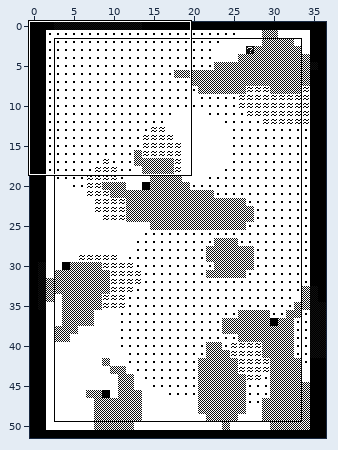
Tiled map (JSON): assets/tilemaps/menuTilemap.json. The picture above shows the old version from afar; the outline marks the close-up.
Close-up. Before the commit:
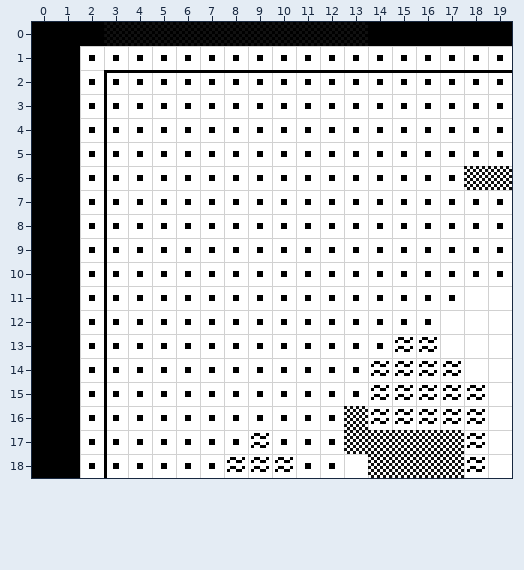
Cells are 8x8 px. Shown: x 0..19, y 0..18. The commit also changed other parts of the map, which this record leaves out.
And afterwards:
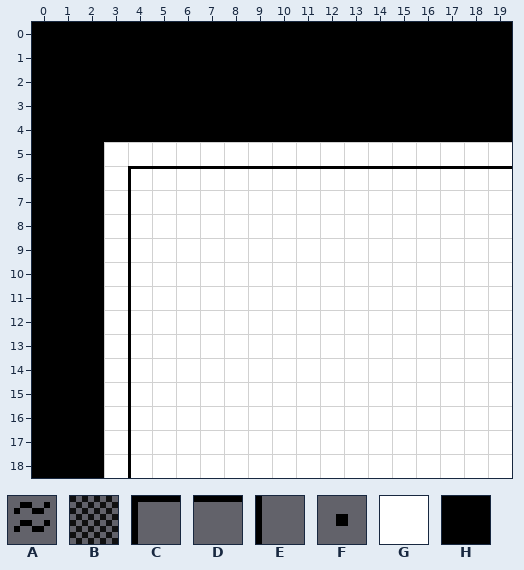
Key: from "clues_tilesheet": A 3, B 4, C 6, D 7, E 11, F 12, G 15; from "level_tilesheet": H 14.
_ is an empty cell, . an unchanged one.
Tiles of an added or newly shown layer are drawn over the layers below it.
The edit:
--- layer "TutorialBackground" (now hidden)
@@ x 3..19 @@
- 2 GGGGGGGGGGGGGGGGG
- 3 GGGGGGGGGGGGGGGGG
- 4 GGGGGGGGGGGGGGGGG
- 5 GGGGGGGGGGGGGGGGG
- 6 GGGGGGGGGGGGGGGGG
- 7 GGGGGGGGGGGGGGGGG
- 8 GGGGGGGGGGGGGGGGG
- 9 GGGGGGGGGGGGGGGGG
-10 GGGGGGGGGGGGGGGGG
-11 GGGGGGGGGGGGGGG..
-12 GGGGGGGGGGGGGG...
-13 GGGGGGGGGGGGGG...
-14 GGGGGGGGGGGGGGG..
-15 GGGGGGGGGGGGGGGG.
-16 GGGGGGGGGGGGGGGG.
-17 GGGGGGGGGGGGGGGG.
-18 GGGGGGGGGG.GGGGG.
+ 2 _________________
+ 3 _________________
+ 4 _________________
+ 5 _________________
+ 6 _________________
+ 7 _________________
+ 8 _________________
+ 9 _________________
+10 _________________
+11 _______________..
+12 ______________...
+13 ______________...
+14 _______________..
+15 ________________.
+16 ________________.
+17 ________________.
+18 __________._____.
--- layer "TutorialFrame" (now hidden)
@@ x 2..19 @@
- 1 GGGGGGGGGGGGGGGGGG
- 2 GCDDDDDDDDDDDDDDDD
- 3 GE................
- 4 GE................
- 5 GE................
- 6 GE................
- 7 GE................
- 8 GE................
- 9 GE................
-10 GE................
-11 GE................
-12 GE................
-13 GE................
-14 GE................
-15 GE................
-16 GE................
-17 GE................
-18 GE................
+ 1 __________________
+ 2 __________________
+ 3 __................
+ 4 __................
+ 5 __................
+ 6 __................
+ 7 __................
+ 8 __................
+ 9 __................
+10 __................
+11 __................
+12 __................
+13 __................
+14 __................
+15 __................
+16 __................
+17 __................
+18 __................
--- layer "TutorialCheckers" (now hidden)
@@ x 18..19 @@
- 6 BB
+ 6 __
@@ x 13..17 @@
-16 B....
-17 BBBBB
-18 .BBBB
+16 _....
+17 _____
+18 .____
--- layer "TutorialWaves" (now hidden)
@@ x 8..18 @@
-13 .......AA..
-14 ......AAAA.
-15 ......AAAAA
-16 ......AAAAA
-17 .A........A
-18 AAA.......A
+13 .......__..
+14 ......____.
+15 ......_____
+16 ......_____
+17 ._........_
+18 ___......._
--- layer "TutorialDots" (now hidden)
@@ x 2..19 @@
- 1 FFFFFFFFFFFFFFFFFF
- 2 FFFFFFFFFFFFFFFFFF
- 3 FFFFFFFFFFFFFFFFFF
- 4 FFFFFFFFFFFFFFFFFF
- 5 FFFFFFFFFFFFFFFFFF
- 6 FFFFFFFFFFFFFFFF..
- 7 FFFFFFFFFFFFFFFFFF
- 8 FFFFFFFFFFFFFFFFFF
- 9 FFFFFFFFFFFFFFFFFF
-10 FFFFFFFFFFFFFFFFFF
-11 FFFFFFFFFFFFFFFF..
-12 FFFFFFFFFFFFFFF...
-13 FFFFFFFFFFFFF.....
-14 FFFFFFFFFFFF......
-15 FFFFFFFFFFFF......
-16 FFFFFFFFFFF.......
-17 FFFFFFF.FFF.......
-18 FFFFFF...FF.......
+ 1 __________________
+ 2 __________________
+ 3 __________________
+ 4 __________________
+ 5 __________________
+ 6 ________________..
+ 7 __________________
+ 8 __________________
+ 9 __________________
+10 __________________
+11 ________________..
+12 _______________...
+13 _____________.....
+14 ____________......
+15 ____________......
+16 ___________.......
+17 _______.___.......
+18 ______...__.......
--- layer "ThatBackground" (added)
@@ x 2..19 @@
- 1 __________________
- 2 __________________
- 3 __________________
- 4 __________________
- 5 _.................
- 6 _.________________
- 7 _.________________
- 8 _.________________
- 9 _.________________
-10 _.________________
-11 _.______________..
-12 _._____________...
-13 _._____________...
-14 _.______________..
-15 _._______________.
-16 _._______________.
-17 _._______________.
-18 _._________._____.
+ 1 HHHHHHHHHHHHHHHHHH
+ 2 HHHHHHHHHHHHHHHHHH
+ 3 HHHHHHHHHHHHHHHHHH
+ 4 HHHHHHHHHHHHHHHHHH
+ 5 H.................
+ 6 H.GGGGGGGGGGGGGGGG
+ 7 H.GGGGGGGGGGGGGGGG
+ 8 H.GGGGGGGGGGGGGGGG
+ 9 H.GGGGGGGGGGGGGGGG
+10 H.GGGGGGGGGGGGGGGG
+11 H.GGGGGGGGGGGGGG..
+12 H.GGGGGGGGGGGGG...
+13 H.GGGGGGGGGGGGG...
+14 H.GGGGGGGGGGGGGG..
+15 H.GGGGGGGGGGGGGGG.
+16 H.GGGGGGGGGGGGGGG.
+17 H.GGGGGGGGGGGGGGG.
+18 H.GGGGGGGGG.GGGGG.
--- layer "ThatFrame" (added)
@@ x 3..19 @@
- 5 _________________
- 6 _________________
- 7 __...............
- 8 __...............
- 9 __...............
-10 __...............
-11 __...............
-12 __...............
-13 __...............
-14 __...............
-15 __...............
-16 __...............
-17 __...............
-18 __...............
+ 5 GGGGGGGGGGGGGGGGG
+ 6 GCDDDDDDDDDDDDDDD
+ 7 GE...............
+ 8 GE...............
+ 9 GE...............
+10 GE...............
+11 GE...............
+12 GE...............
+13 GE...............
+14 GE...............
+15 GE...............
+16 GE...............
+17 GE...............
+18 GE...............
